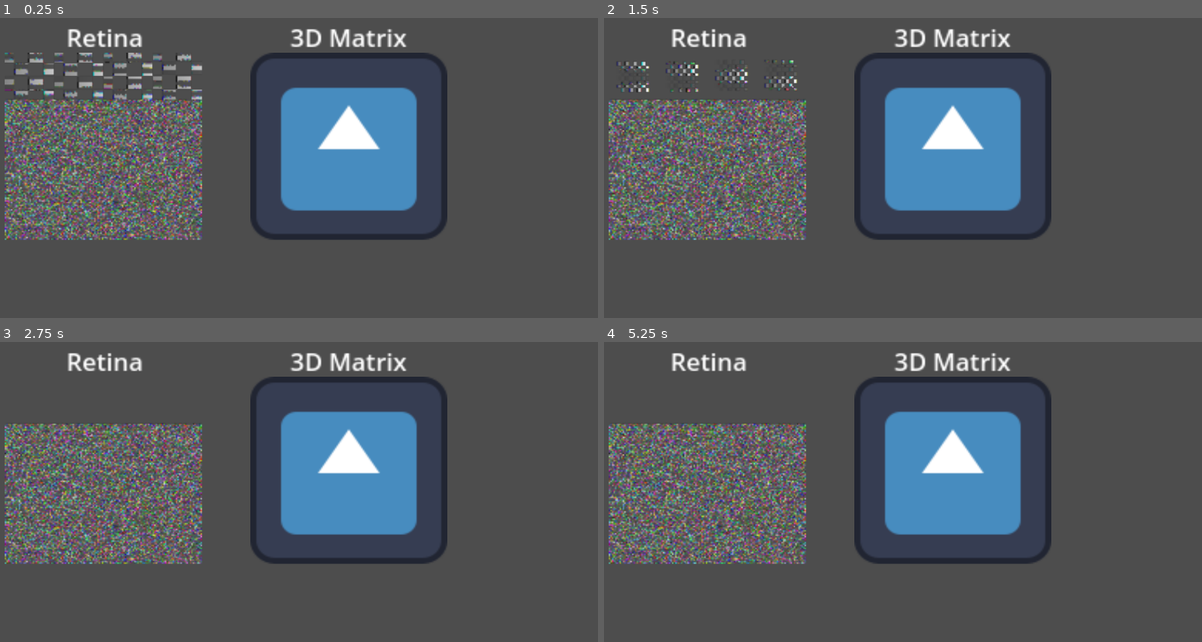
Above: before the commit, frames 1-4 (two rows, left to right).
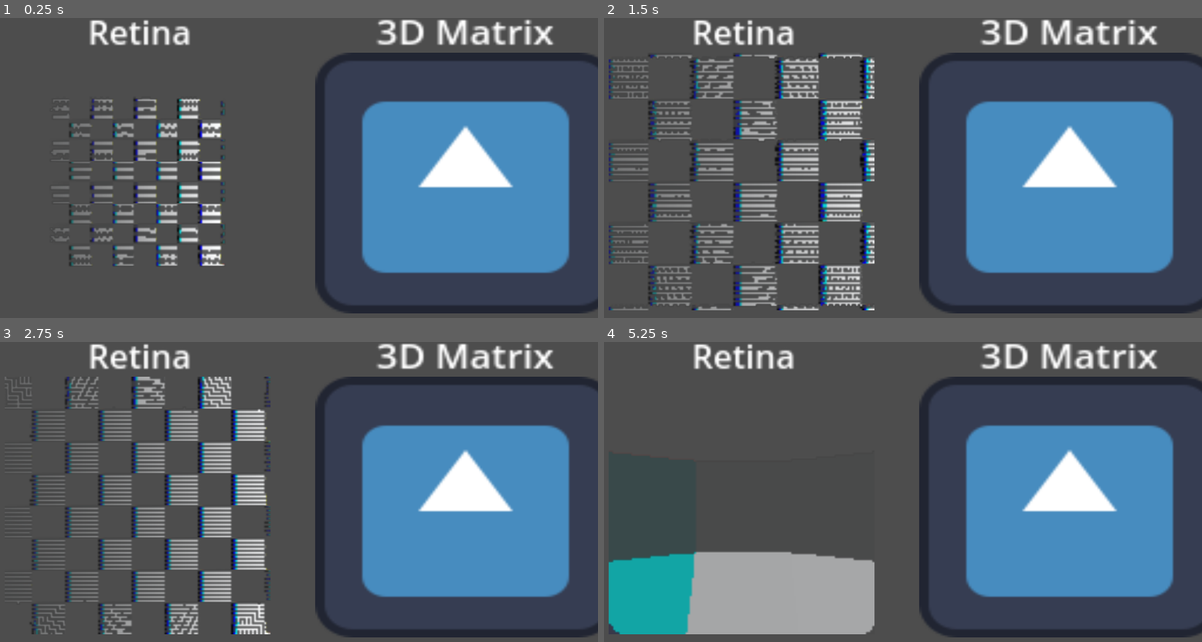
Above: after the commit, the same moments.

Repository: AnasFd/Ray-Tracing-Algorithm
Game: Godot game, scene res://test-gdcript/ray_tracing.tscn
The game is run twice, just before and just after one commit, with the same random seed, the same clock (stepped at 60 frames per second) and the same inputs. This scene is started directly instead of the project's main scene. The engine's default icon, where the game draws it, is replaced by a stand-in: a white triangle on a blue panel in a dark square.
Inputs (mouse positions are in pixels of both pictures, inside the frame that each line leads up to):
- Up to frame 1 (0.25 s): no input
- Up to frame 2 (1.5 s): move the mouse to (1028, 174) at 0.52 s; move the mouse to (771, 207) at 1.27 s
- Up to frame 3 (2.75 s): move the mouse to (352, 438) at 2.02 s
- Up to frame 4 (5.25 s): move the mouse to (861, 585) at 2.77 s; move the mouse to (1076, 567) at 3.52 s; move the mouse to (705, 462) at 4.27 s; move the mouse to (926, 516) at 5.02 s

The runs differ from the first frame. In frame 1, 45% of the frame differs, in the area x 0-100%, y 0-99%; in frame 2, 50%; in frame 3, 49%; in frame 4, 54%.

Commit message:
update rendering

Diff:
--- a/test-gdcript/ray_tracing.tscn
+++ b/test-gdcript/ray_tracing.tscn
@@ -9,8 +9,8 @@
 script = ExtResource("1_g78xh")
 
 [node name="Retina" type="Sprite2D" parent="."]
-position = Vector2(229, 240)
-scale = Vector2(2.875, 2.73438)
+position = Vector2(293, 306)
+scale = Vector2(3.875, 3.76563)
 texture = ExtResource("1_oho0l")
 
 [node name="Label" type="Label" parent="Retina"]
@@ -22,8 +22,8 @@
 metadata/_edit_use_anchors_ = true
 
 [node name="Matrice3D" type="Sprite2D" parent="."]
-position = Vector2(687, 240)
-scale = Vector2(2.875, 2.73438)
+position = Vector2(905, 309)
+scale = Vector2(4.38281, 3.8125)
 texture = ExtResource("1_oho0l")
 
 [node name="Label" type="Label" parent="Matrice3D"]
--- a/test-gdcript/test_gd.gd
+++ b/test-gdcript/test_gd.gd
@@ -10,7 +10,7 @@
 			input_1.append(randi())
 	data_0 = input_1.to_byte_array()
 
-	var input_2 = PackedInt64Array()
+	var input_2 = PackedInt32Array()
 	for i in range(WSX):
 		for j in range(WSY):
 			input_2.append(randi())
@@ -49,7 +49,7 @@
 
   			#******************** Retina variables ********************/
 			# Position
-			var pos_ret:Vector3 = Vector3(64.0, 64.0, 100.0 * sin(step / 50.0))
+			var pos_ret:Vector3 = Vector3(64.0, 64.0, 100.0 * absf(sin(step / 10.0)))
 			# Size
 			var size_ret:float = 1.0
 
@@ -100,17 +100,20 @@
 						pos_ray.y < (pos_mat_3D.y + size_mat_3D.y) && \
 						pos_ray.z < (pos_mat_3D.z + size_mat_3D.z)):
 						var p_ray:int = int(pos_ray.x) + int(pos_ray.y) * int(size_mat_3D.y)
-						color = data_1[p_ray]
+						color = (data_1[p_ray] << 24) + (data_1[p_ray+1] << 16) + (data_1[p_ray+2] << 8) + (data_1[p_ray+3])
 						break # If we've reached this far it means that the ray traveled through of the 3d matrix so we can move on to the next position
 					pos_ray = pos_ray + dir_ray
-				data_0[p] = color
-
+				data_0[p*4] = (color & 0xFF000000) >> 24
+				data_0[p*4 + 1] = (color & 0x00FF0000) >> 16
+				data_0[p*4 + 2] = (color & 0x0000FF00) >> 8
+				data_0[p*4 + 3] = (color & 0x000000FF)
 	afficher_retine()
 	step = step + 1
 
 func afficher_retine():
 	var disp : Node = $"../Retina"
 	var values : PackedByteArray = data_0
+
 	var img : Image = Image.create_from_data(WSX, WSY, false, Image.FORMAT_RGBA8, values)
 	var tex : Texture2D = ImageTexture.create_from_image(img)
 
